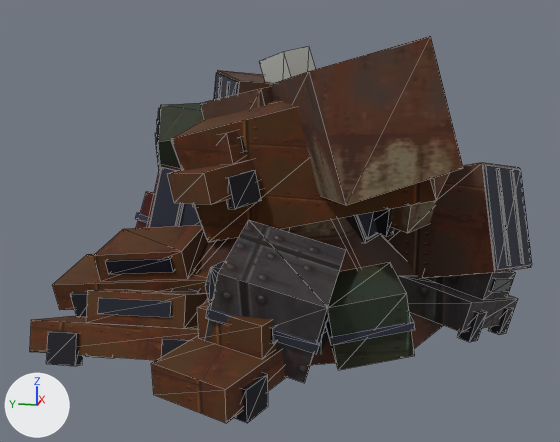
The glTF model game/art/placeholder/bosses/arena/scrap_pile_m.glb: old version first, new version second.
One viewpoint serves both versions: a camera (50 mm lens) standing at (-15.17, -2.78, 5.53) and looking at (-0.03, 0.25, 1.74). Every picture has the same lights, and +X, +Y and +Z are marked at lower left. The first picture is the older version. Mesh edges are drawn as thin lines. Vertices at exactly the same position are counted once.

The older version as bpy lines, for what is in view:
```python
me_scrap_pile_m = bpy.data.meshes.new('scrap_pile_m')
me_scrap_pile_m.from_pydata(...)  # 848 vertices, 1288 faces; spans x -5.2..5.68, y -4.86..4.46, z -0.74..5.44
me_scrap_pile_m.materials.append(mat_frame_dark)  # dark blue #2e3140
me_scrap_pile_m.materials.append(mat_glass_dark)  # black #161c28
me_scrap_pile_m.materials.append(mat_tyre)  # black #1a1a22
me_scrap_pile_m.materials.append(mat_fridge_white)  # grey #b9bcb6
me_scrap_pile_m.materials.append(mat_scrap_rust)
me_scrap_pile_m.materials.append(mat_scrap_mint)
me_scrap_pile_m.materials.append(mat_scrap_mustard)
me_scrap_pile_m.materials.append(mat_scrap_red)
me_scrap_pile_m.materials.append(mat_scrap_steel)
me_scrap_pile_m.materials.append(mat_scrap_streak)
ob_scrap_pile_m = bpy.data.objects.new('scrap_pile_m', me_scrap_pile_m)
ob_scrap_pile_m.location = (0.0, 0.0, 0.0)
```
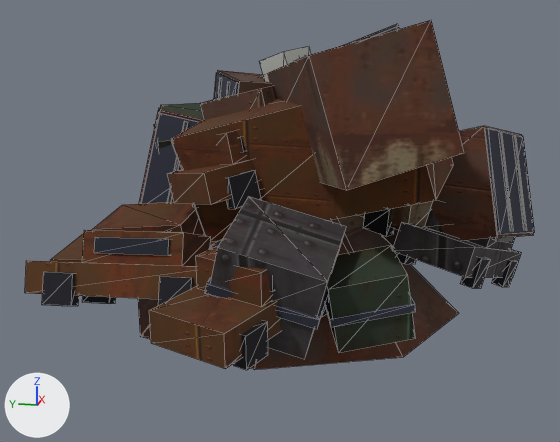
Boxes (x1, y1, x2, y2) around the edits, measured in the pictures (560 x 442 px; the box of a moved part takes in the faces that stretch with it):
'scrap_pile_m', reshaped (10% shorter): before (30, 36, 532, 423); after (25, 20, 535, 370)
part 1 of me_scrap_pile_m, moved or reshaped (mostly hidden afterwards): before (357, 212, 378, 240); after (373, 26, 399, 37)
part 2 of me_scrap_pile_m, moved or reshaped: before (326, 313, 415, 345); after (325, 296, 416, 327)
part 3 of me_scrap_pile_m, moved or reshaped: before (149, 167, 201, 228); after (141, 113, 199, 204)
part 4 of me_scrap_pile_m, moved or reshaped: before (483, 165, 532, 270); after (486, 128, 535, 234)
part 5 of me_scrap_pile_m, moved or reshaped: before (206, 300, 328, 354); after (205, 278, 328, 329)
part 6 of me_scrap_pile_m, moved or reshaped (not visible afterwards): before (271, 326, 277, 344)
part 7 of me_scrap_pile_m, moved or reshaped (mostly hidden afterwards): before (490, 278, 513, 292); after (493, 237, 514, 243)
part 8 of me_scrap_pile_m, moved or reshaped (not visible afterwards): before (105, 258, 174, 274)
part 9 of me_scrap_pile_m, moved or reshaped: before (98, 298, 172, 317); after (94, 237, 170, 255)
part 10 of me_scrap_pile_m, moved or reshaped (mostly hidden afterwards): before (205, 261, 225, 301); after (209, 240, 222, 250)
part 11 of me_scrap_pile_m, moved or reshaped (mostly hidden): before (319, 328, 329, 352); after (321, 306, 327, 317)
part 12 of me_scrap_pile_m, moved or reshaped: before (235, 373, 268, 423); after (234, 321, 268, 370)
part 13 of me_scrap_pile_m, moved or reshaped (not visible before): after (396, 253, 416, 264)
part 14 of me_scrap_pile_m, moved or reshaped: before (488, 307, 514, 335); after (492, 260, 518, 287)
part 15 of me_scrap_pile_m, moved or reshaped: before (457, 311, 487, 342); after (460, 257, 491, 288)
part 16 of me_scrap_pile_m, moved or reshaped: before (30, 36, 531, 423); after (25, 20, 534, 369)

The change in detail:
me_scrap_pile_m is used by ob_scrap_pile_m; location (0.0, 0.0, 0.0).
me_scrap_pile_m had 848 vertices, 1288 faces and spanned x -5.2..5.68, y -4.86..4.46, z -0.74..5.44.
me_scrap_pile_m now has 848 vertices, 1288 faces and spans x -5.2..5.68, y -4.86..4.46, z 0.0..5.68.
me_scrap_pile_m part 1: the loose piece of 8 vertices spanning x -0.73..0.74, y -2.72..-0.83, z 1.61..3.94 is moved by (0.0, 0.0, 1.67).
me_scrap_pile_m part 2: the loose piece of 8 vertices spanning x -3.54..-1.86, y -2.61..-0.91, z 0.59..1.1 is moved by (0.0, 0.0, 0.31).
me_scrap_pile_m part 3: the loose piece of 8 vertices spanning x -0.59..0.01, y 0.87..3.05, z 0.49..2.81 is moved by (0.0, 0.0, 1.1).
me_scrap_pile_m part 4: the loose piece of 8 vertices spanning x -0.78..1.41, y -4.86..-3.7, z 0.84..3.07 is moved by (0.0, 0.0, 0.69).
me_scrap_pile_m part 5: the loose piece of 8 vertices spanning x -4.02..-2.14, y -1.25..0.66, z 0.59..1.73 is moved by (0.0, 0.0, 0.42).
me_scrap_pile_m part 6: the loose piece of 8 vertices spanning x -4.04..-2.25, y -0.97..0.81, z 0.75..1.17 is moved by (0.0, 0.0, 0.86).
me_scrap_pile_m part 7: the loose piece of 8 vertices spanning x -0.46..1.34, y -4.5..-2.75, z 0.28..1.13 is moved by (0.0, 0.0, 1.03).
me_scrap_pile_m part 8: the loose piece of 8 vertices spanning x -2.04..-0.54, y 1.78..3.25, z 1.0..1.65 is moved by (0.0, 0.0, 0.51).
me_scrap_pile_m part 9: the loose piece of 8 vertices spanning x -3.4..-1.93, y 1.35..2.82, z 0.35..1.08 is moved by (0.0, 0.0, 1.09).
me_scrap_pile_m part 10: the loose piece of 16 vertices spanning x -3.07..-2.28, y 0.13..1.1, z 0.65..1.64 is moved by (0.0, 0.0, 0.4).
me_scrap_pile_m part 11: the loose piece of 8 vertices spanning x -2.86..-2.2, y -1.26..-0.82, z -0.07..0.53 is moved by (0.0, 0.0, 0.86).
me_scrap_pile_m part 12: the loose piece of 8 vertices spanning x -4.84..-4.19, y -0.42..0.02, z -0.23..0.38 is moved by (0.0, 0.0, 0.86).
me_scrap_pile_m part 13: the loose piece of 8 vertices spanning x -0.96..-0.26, y -2.66..-2.12, z 0.08..0.8 is moved by (0.0, 0.0, 1.03).
me_scrap_pile_m part 14: the loose piece of 8 vertices spanning x 0.48..1.19, y -4.6..-4.06, z -0.74..-0.02 is moved by (0.0, 0.0, 1.03).
me_scrap_pile_m part 15: the loose piece of 8 vertices spanning x -1.47..-0.77, y -3.9..-3.35, z -0.16..0.56 is moved by (0.0, 0.0, 1.03).
me_scrap_pile_m part 16: 256 of 848 vertices moved; they spanned x -5.2..5.68, y -4.85..4.46, z -0.66..5.44 and now span x -5.2..5.68, y -4.85..4.46, z 0.31..5.68; mean shift (0.0, 0.0, 0.82); largest move (0.73, -1.96, 3.99) -> (0.73, -1.96, 5.65).
Other edits to the shape of me_scrap_pile_m do not show in these pictures.
